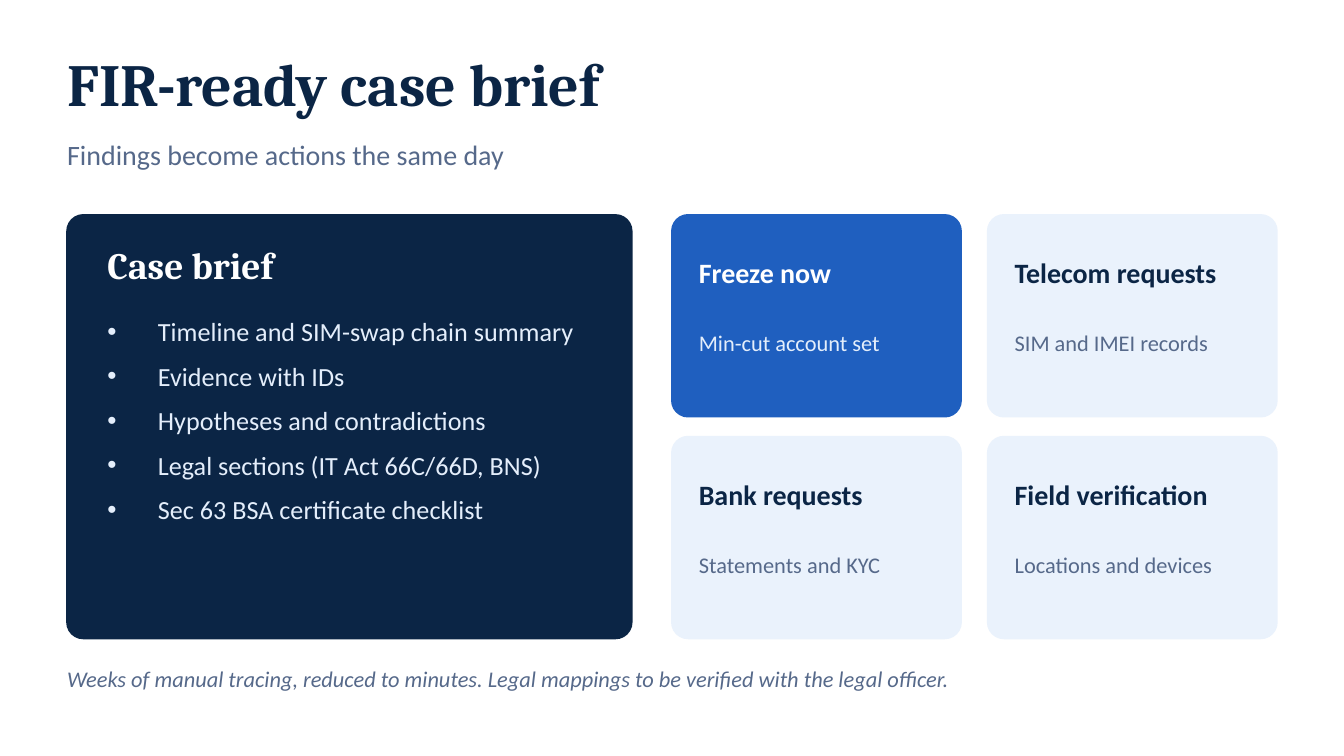
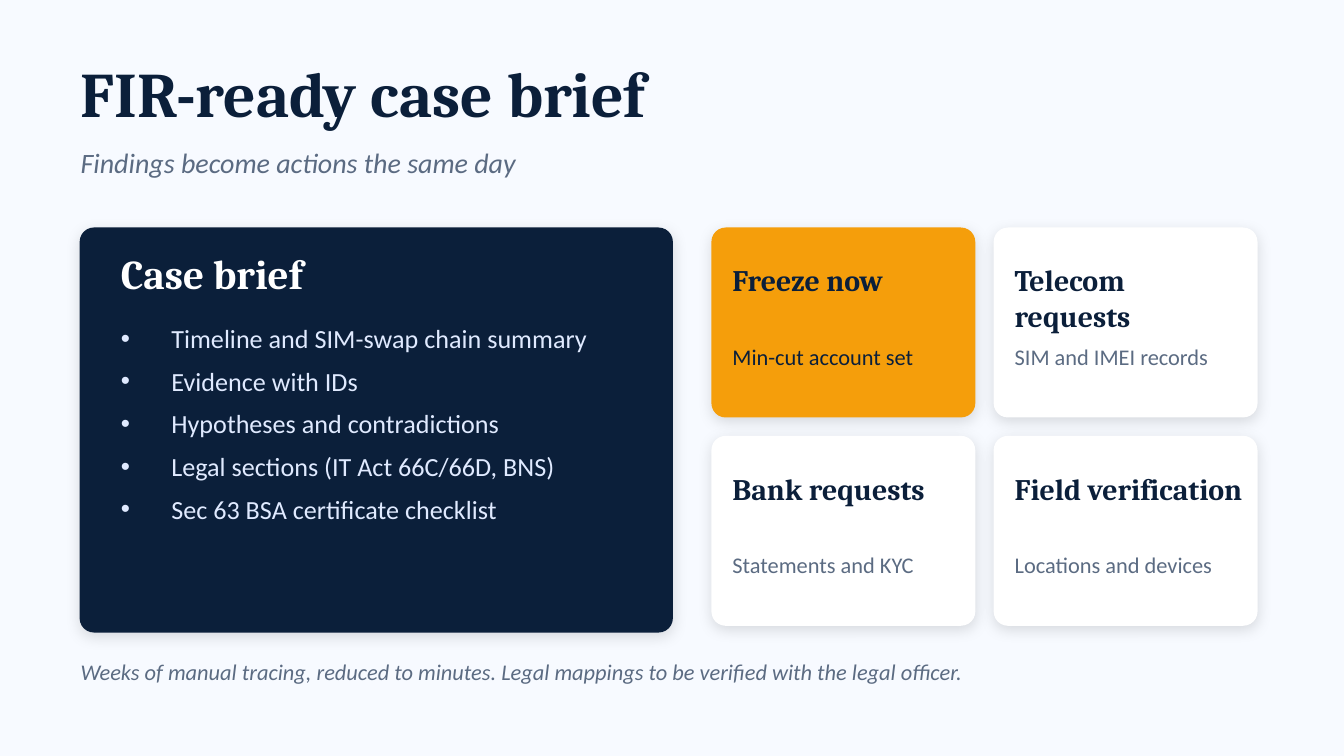
Before and after one commit to jainygandhi04/bob-ai-hackathon-tetrapack, a slide deck: slide 8 of presentation/FraudLens_TetraPack.pptx. Drawn at 1344x756 pixels with LibreOffice and Linux fonts; fonts in the diff are those of the drawing. Boxes give left, top, right and bottom in pixels: in the first picture for what was removed or moved away, otherwise in the second. Text is boxed around its words. In the diff, an @@ line names an element or a change of style, - is before the commit and + after.

```diff
--- a/presentation/FraudLens_TetraPack.pptx
+++ b/presentation/FraudLens_TetraPack.pptx
@@ background #FFFFFF to #F7FAFF @@
@@ text "FIR-ready case brief": place and size @@
-text "FIR-ready case brief" at [67,63,599,119]
+text "FIR-ready case brief" at [81,72,645,131]
@@ text "FIR-ready case brief" at [81,72,645,131]: size 32 to 34 pt, text colour #0B2545 to #0B1F3A @@
@@ text "Findings become actions the same ...": place and size @@
-text "Findings become actions the same ..." at [67,145,504,170]
+text "Findings become actions the same ..." at [81,153,515,178]
@@ text "Findings become actions the same ..." at [81,153,515,178]: text colour #56698A to #5B6B82, italic on @@
@@ rounded rectangle: place and size @@
-rounded rectangle at [67,215,632,638]
+rounded rectangle at [81,228,672,632]
@@ rounded rectangle at [81,228,672,632]: fill #0B2545 to #0B1F3A; outline #0B2545 1 pt to #0B1F3A 1 pt; shadow on; proportions changed @@
@@ rounded rectangle: place and size @@
-rounded rectangle at [672,215,961,417]
+rounded rectangle at [712,228,974,417]
@@ rounded rectangle at [712,228,974,417]: fill #1F5FBF to #F59E0B; outline #1F5FBF 1 pt to #F59E0B 1 pt; shadow on; proportions changed @@
@@ rounded rectangle: place and size @@
-rounded rectangle at [988,215,1277,417]
+rounded rectangle at [995,228,1257,417]
@@ text "Case brief": place and size @@
-text "Case brief" at [107,252,273,280]
+text "Case brief" at [121,260,302,290]
@@ text "Case brief" at [121,260,302,290]: size 20 to 22 pt @@
@@ text "Freeze now": place and size @@
-text "Freeze now" at [699,265,831,283]
+text "Freeze now" at [732,271,882,292]
@@ text "Freeze now" at [732,271,882,292]: size 15 to 16 pt, font Calibri to Cambria, text colour #FFFFFF to #0B1F3A @@
@@ size 15 to 16 pt, font Calibri to Cambria, text colour #0B2545 to #0B1F3A in 3 elements at [1015,479,1243,501], [732,479,925,507], [1015,270,1131,334] @@
@@ text "Telecom requests": place and size @@
-text "Telecom requests" at [1015,263,1216,288]
+text "Telecom requests" at [1015,270,1131,334]
@@ text "Timeline and SIM-swap chain summary": place and size @@
-text "Timeline and SIM-swap chain summary" at [158,323,573,519]
+text "Timeline and SIM-swap chain summary" at [171,330,586,519]
@@ text "Timeline and SIM-swap chain summary" at [171,330,586,519]: text colour #E4EEFB to #E0EAFF; less space between paragraphs @@
@@ text "Min-cut account set": place and size @@
-text "Min-cut account set" at [699,335,879,351]
+text "Min-cut account set" at [732,349,913,365]
@@ text "Min-cut account set" at [732,349,913,365]: text colour #E4EEFB to #0B1F3A @@
@@ text colour #56698A to #5B6B82 in 4 elements at [81,664,962,684], [1015,557,1212,573], [732,557,914,573], [1015,349,1208,365] @@
@@ text "SIM and IMEI records": place and size @@
-text "SIM and IMEI records" at [1015,335,1208,351]
+text "SIM and IMEI records" at [1015,349,1208,365]
@@ fill #EAF2FC to #FFFFFF; outline #EAF2FC 1 pt to #FFFFFF 1 pt; shadow on; proportions changed in 3 elements at [995,228,1257,417], [995,437,1257,625], [712,437,974,625] @@
@@ rounded rectangle: place and size @@
-rounded rectangle at [672,437,961,638]
+rounded rectangle at [712,437,974,625]
@@ rounded rectangle: place and size @@
-rounded rectangle at [988,437,1277,638]
+rounded rectangle at [995,437,1257,625]
@@ text "Bank requests": place and size @@
-text "Bank requests" at [699,485,862,510]
+text "Bank requests" at [732,479,925,507]
@@ text "Statements and KYC": place and size @@
-text "Statements and KYC" at [699,557,880,573]
+text "Statements and KYC" at [732,557,914,573]
@@ text "Weeks of manual tracing, reduced ...": place and size @@
-text "Weeks of manual tracing, reduced ..." at [67,671,948,691]
+text "Weeks of manual tracing, reduced ..." at [81,664,962,684]
```
Also in this commit, not shown: 8 other slides changed, 1 slide added.
